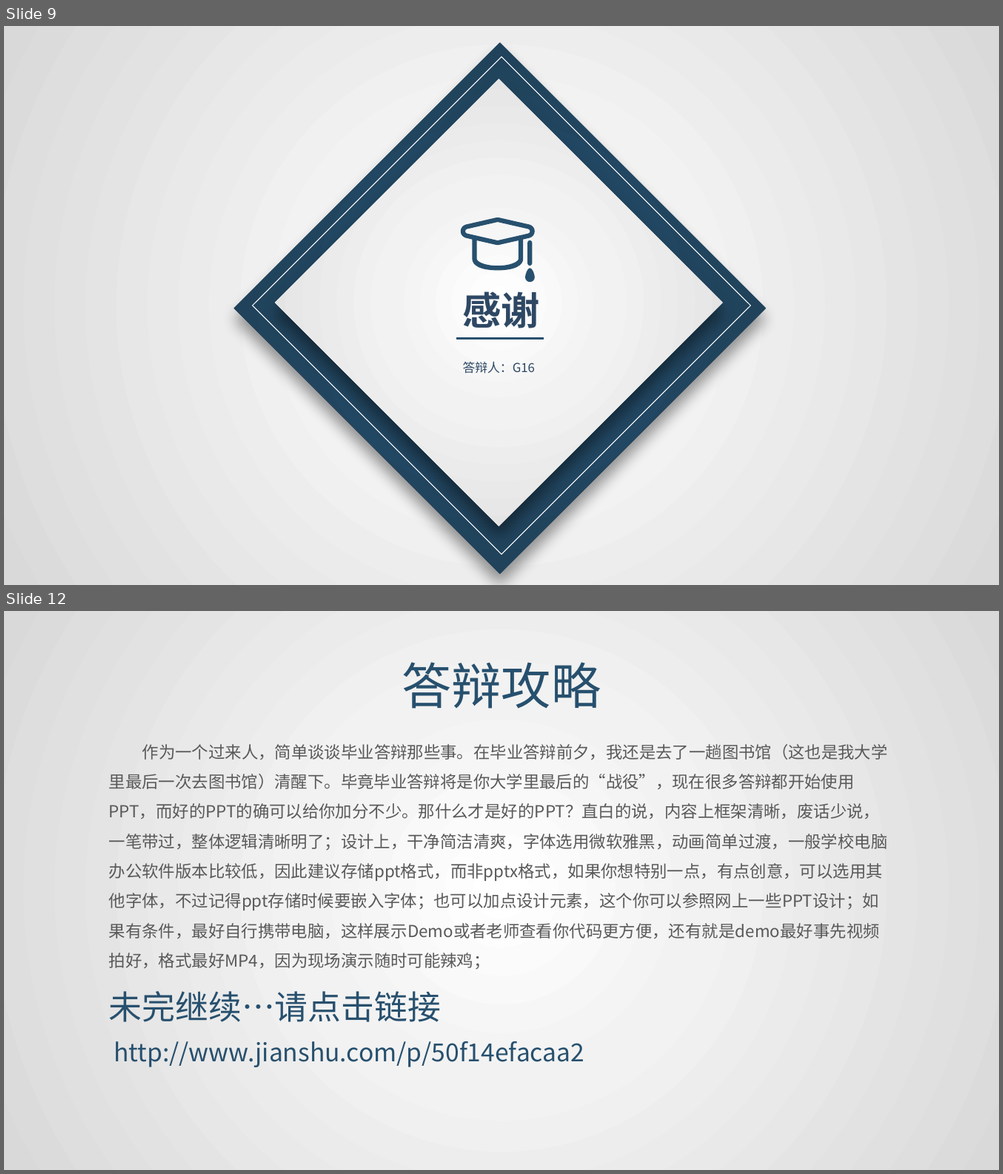
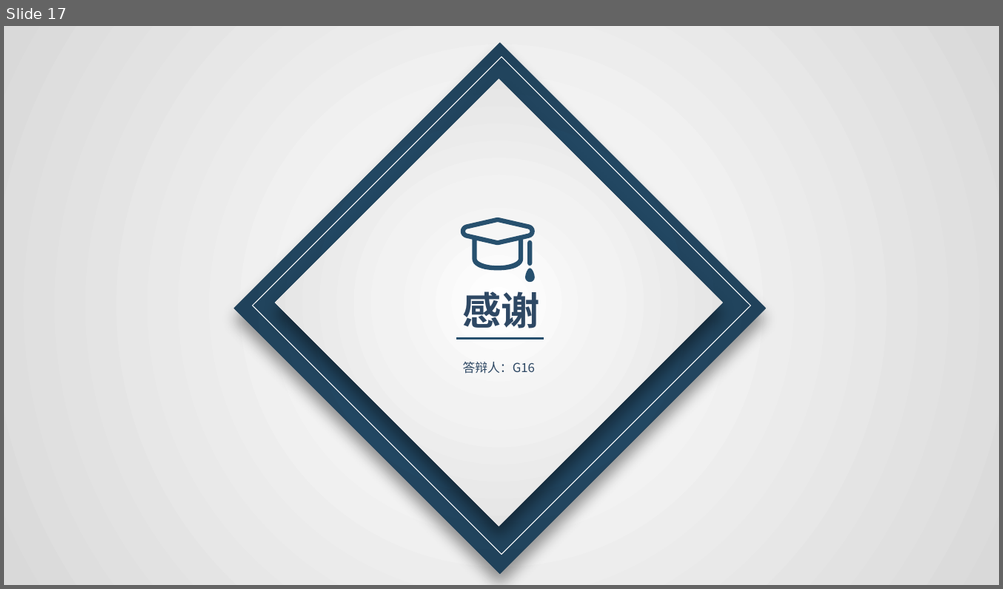
Before and after one commit to avgstuBoboge/SE2020-document, a slide deck: ppt/SE2020-G16-实现测试.pptx. Shown one above the other, each under a label of ours: slides 9 and 12 before the commit, slide 17 after it; the slides between them are not shown. The pictures are 1003x1174 and 1003x589 pixels, drawn with LibreOffice and Linux fonts; fonts in the diff are those of the drawing. Boxes give left, top, right and bottom in pixels: in the first picture for what was removed or moved away, otherwise in the second. Text is boxed around its words. In the diff, an @@ line names an element or a change of style, - is before the commit and + after.

```diff
--- a/ppt/SE2020-G16-实现测试.pptx
+++ b/ppt/SE2020-G16-实现测试.pptx
@@ slide 12 removed at (4, 611, 999, 1170), background gradient #FFFFFF to #F2F2F2 to #D9D9D9 @@
@@ text removed at (402, 662, 601, 709) @@
-答辩攻略
@@ text removed at (109, 744, 888, 969) @@
-作为一个过来人，简单谈谈毕业答辩那些事。在毕业答辩前夕，我还是去了一趟图书馆（这也是我大学里最后一次去图书馆）清醒下。毕竟毕业答辩将是你大学里最后的“战役”，现在很多答辩都开始使用PPT，而好的PPT的确可以给你加分不少。那什么才是好的PPT？直白的说，内容上框架清晰，废话少说，一笔带过，整体逻辑清晰明了；设计上，干净简洁清爽，字体选用微软雅黑，动画简单过渡，一般学校电脑办公软件版本比较低，因此建议存储ppt格式，而非pptx格式，如果你想特别一点，有点创意，可以选用其他字体，不过记得ppt存储时候要嵌入字体；也可以加点设计元素，这个你可以参照网上一些PPT设计；如果有条件，最好自行携带电脑，这样展示Demo或者老师查看你代码更方便，还有就是demo最好事先视频拍好，格式最好MP4，因为现场演示随时可能辣鸡；
@@ text removed at (109, 991, 441, 1022) @@
-未完继续…请点击链接
@@ text removed at (114, 1042, 585, 1068) @@
-http://www.jianshu.com/p/50f14efacaa2
@@ what was slide 9 is now slide 17 @@
```
Also in this commit, not shown: 1 slide changed, 8 slides added.
